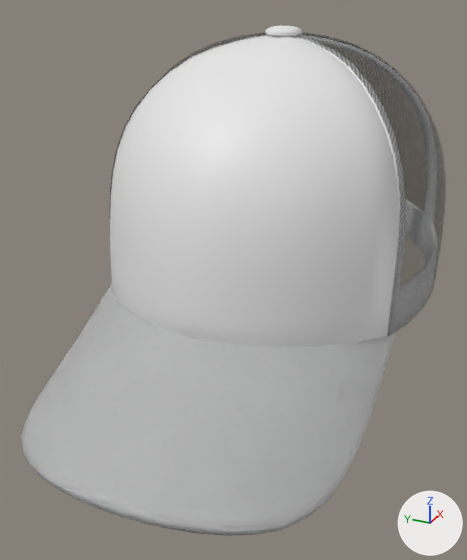
Two versions of the glTF model models/01_trucker.glb, one commit apart.
Both versions are drawn from a 50 mm lens placed at (-4.01, -1.37, 1.0), pointed at (-0.88, 0.04, -0.57). Lighting does not change. The marker at lower right points along +X, +Y and +Z. Where no turn or scale is listed for an object, it has been applied to the vertices.

The first picture shows 'aba_cima', 'corpo', 'defaultMaterial.002', 'frente'.
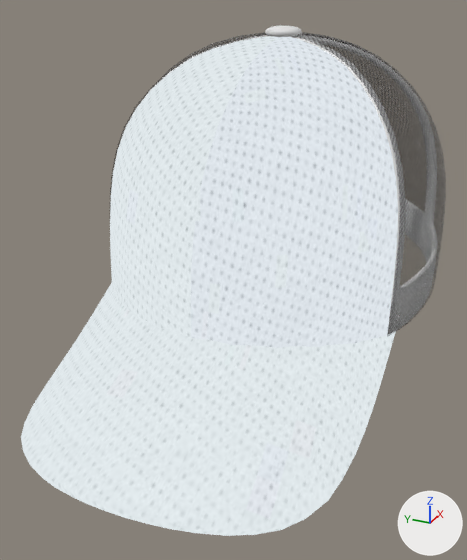
Location of each change, (x1, y1, x2, y2) in pixels of the pictures (467 x 560 px):
'frente', surface changed (grey to white)
    both: (110, 36, 398, 348)
'aba_cima', surface changed (grey to white)
    both: (21, 282, 396, 536)

The change, as a list of edits to the scene's bpy script:
```text
Add img_poliester:
    img_poliester = load_image('poliester', '_unpacked/poliester', 996, 665, 'sRGB')
Change mat_materiais_002:
    remove # nodes: BsdfPrincipled, OutputMaterial
    nodes: BsdfTransparent, Emission, LightPath, MixShader, OutputMaterial, TexImage
    uses the picture img_poliester
Change mat_materiais:
    remove # nodes: BsdfPrincipled, OutputMaterial
    nodes: BsdfTransparent, Emission, LightPath, MixShader, OutputMaterial, TexImage
    uses the picture img_poliester
```
